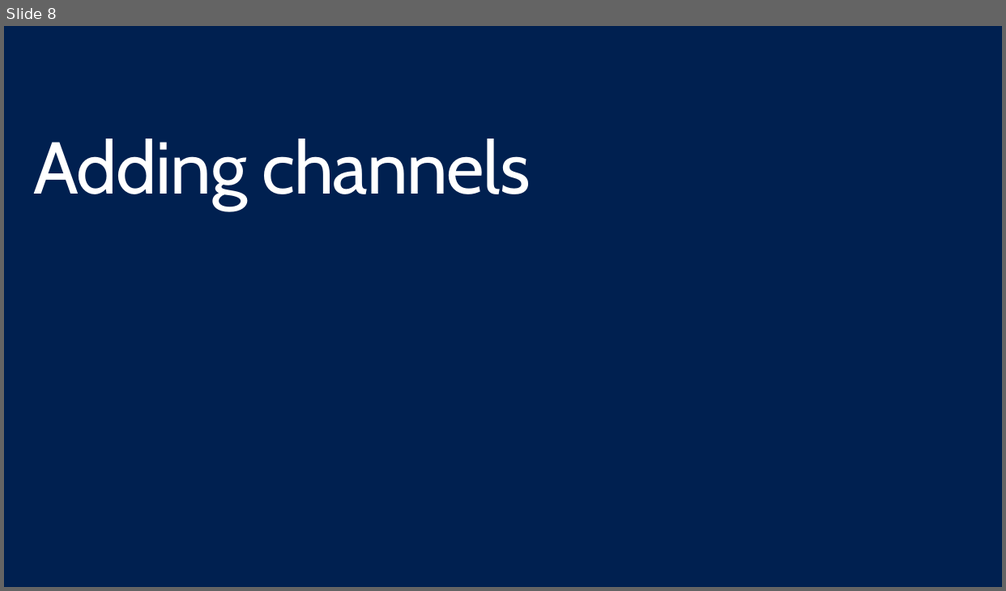
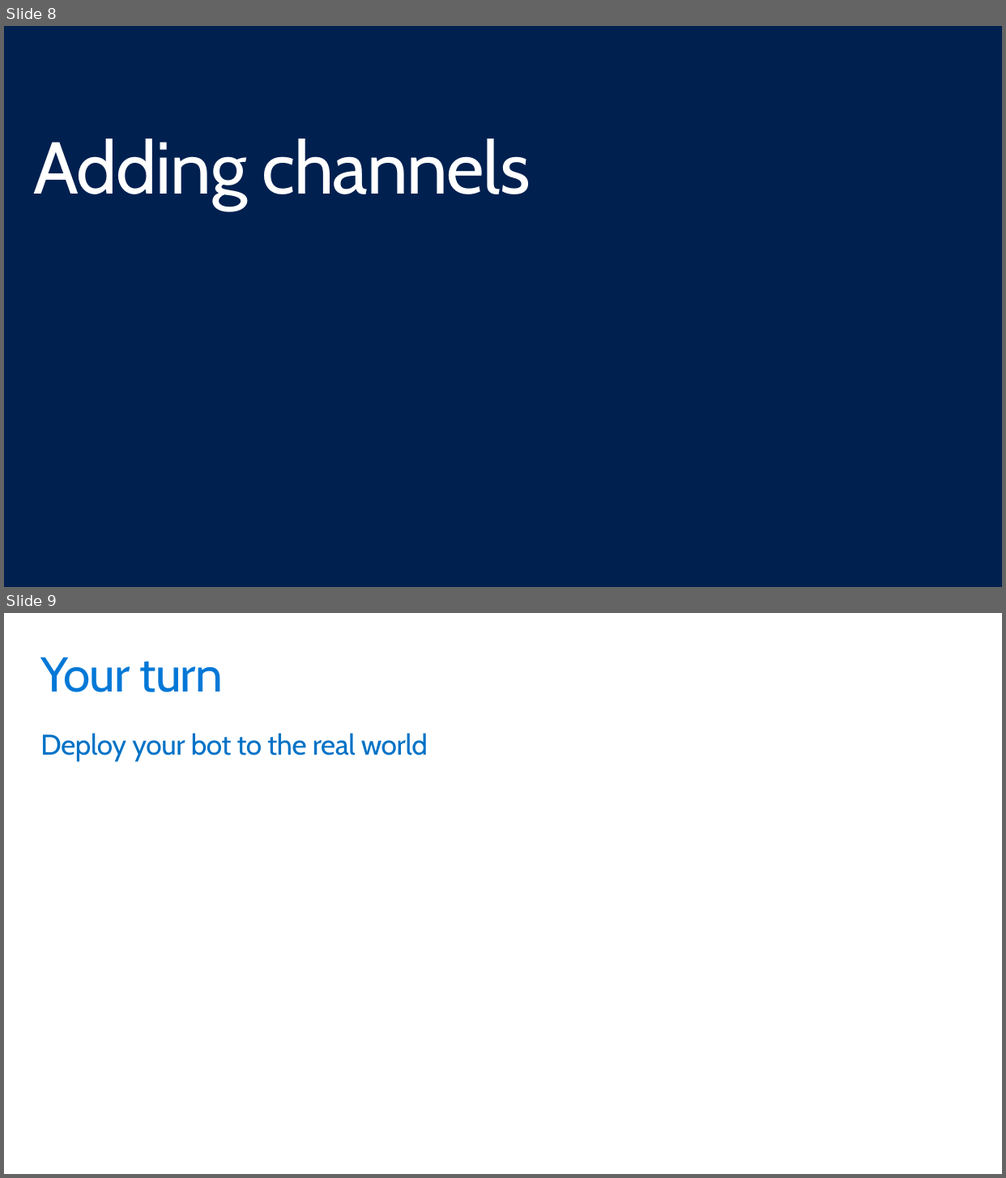
Before and after one commit to GeekTrainer/help-desk-bot-lab, a slide deck: Slides/5 - Deploying your bot.pptx. Shown one above the other, each under a label of ours: slide 8 before the commit, slides 8 and 9 after it. The pictures are 1006x591 and 1006x1178 pixels, drawn with LibreOffice and Linux fonts; fonts in the diff are those of the drawing. Boxes give left, top, right and bottom in pixels: in the first picture for what was removed or moved away, otherwise in the second. Text is boxed around its words. In the diff, an @@ line names an element or a change of style, - is before the commit and + after.

```diff
--- a/Slides/5 - Deploying your bot.pptx
+++ b/Slides/5 - Deploying your bot.pptx
@@ slide 9 added at box(4, 613, 1002, 1174), background #FFFFFF @@
@@ title added at box(40, 657, 223, 692), 48 pt, text #0078D7 @@
+Your turn
@@ text added at box(40, 733, 428, 761), 28 pt, text #0072C6 @@
+Deploy your bot to the real world
```
Also in this commit, not shown: 3 other files.
